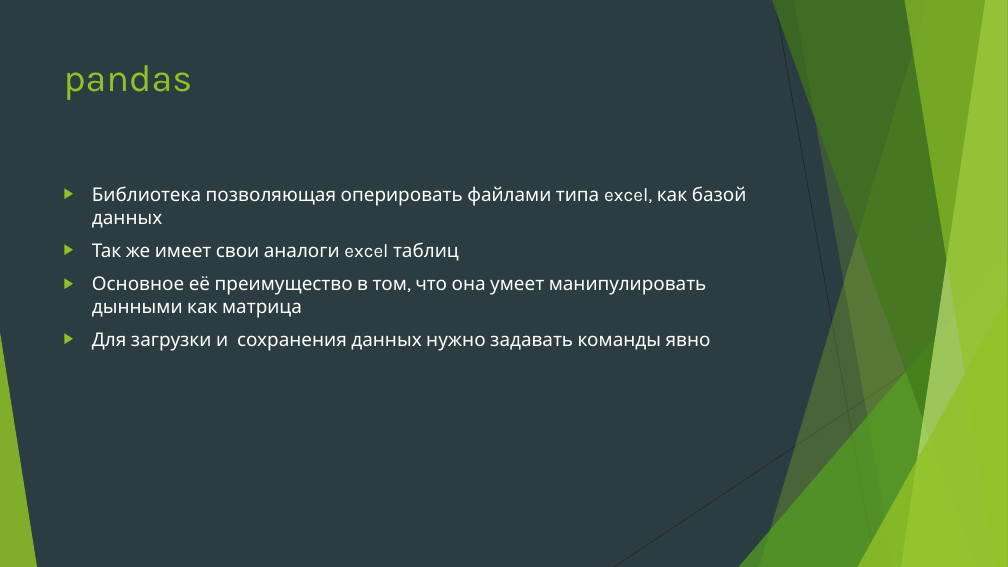
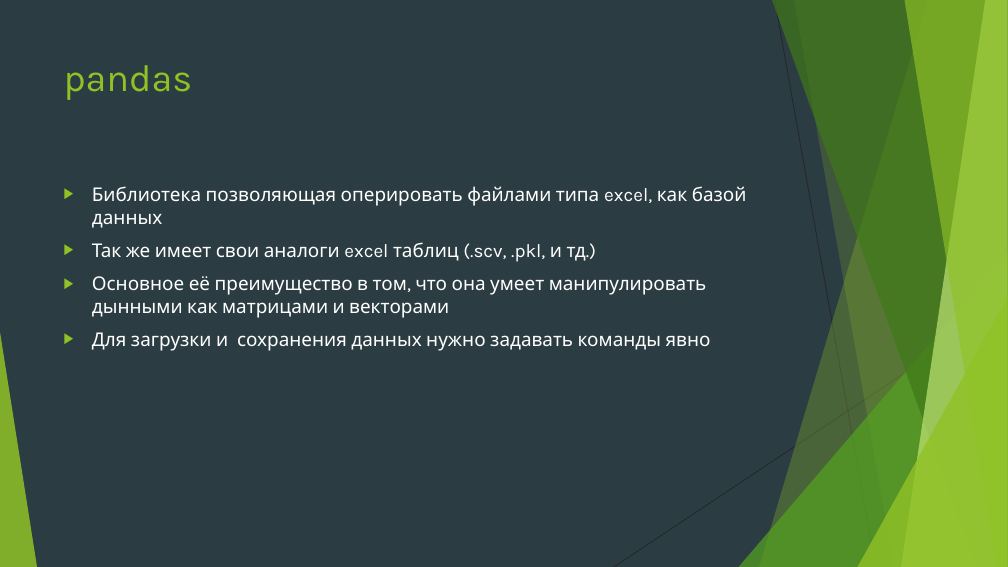
Before and after one commit to Yegor9151/for_corund, a slide deck: slide 12 of course_project_for_korund/ver 1.1/уроки/урок 7.pptx. Drawn at 1008x567 pixels with LibreOffice and Linux fonts; fonts in the diff are those of the drawing. Boxes give left, top, right and bottom in pixels: in the first picture for what was removed or moved away, otherwise in the second. Text is boxed around its words. In the diff, an @@ line names an element or a change of style, - is before the commit and + after.

```diff
--- a/course_project_for_korund/ver 1.1/уроки/урок 7.pptx
+++ b/course_project_for_korund/ver 1.1/уроки/урок 7.pptx
@@ text at [92,242,707,318]: text changed @@
-▶ Так же имеет свои аналоги excel таблиц
-▶ Основное её преимущество в том, что она умеет манипулировать дынными как матрица
+▶ Так же имеет свои аналоги excel таблиц (.scv, .pkl, и тд.)
+▶ Основное её преимущество в том, что она умеет манипулировать дынными как матрицами и векторами
```
Also in this commit, not shown: 4 other slides changed, 2 slides added.
